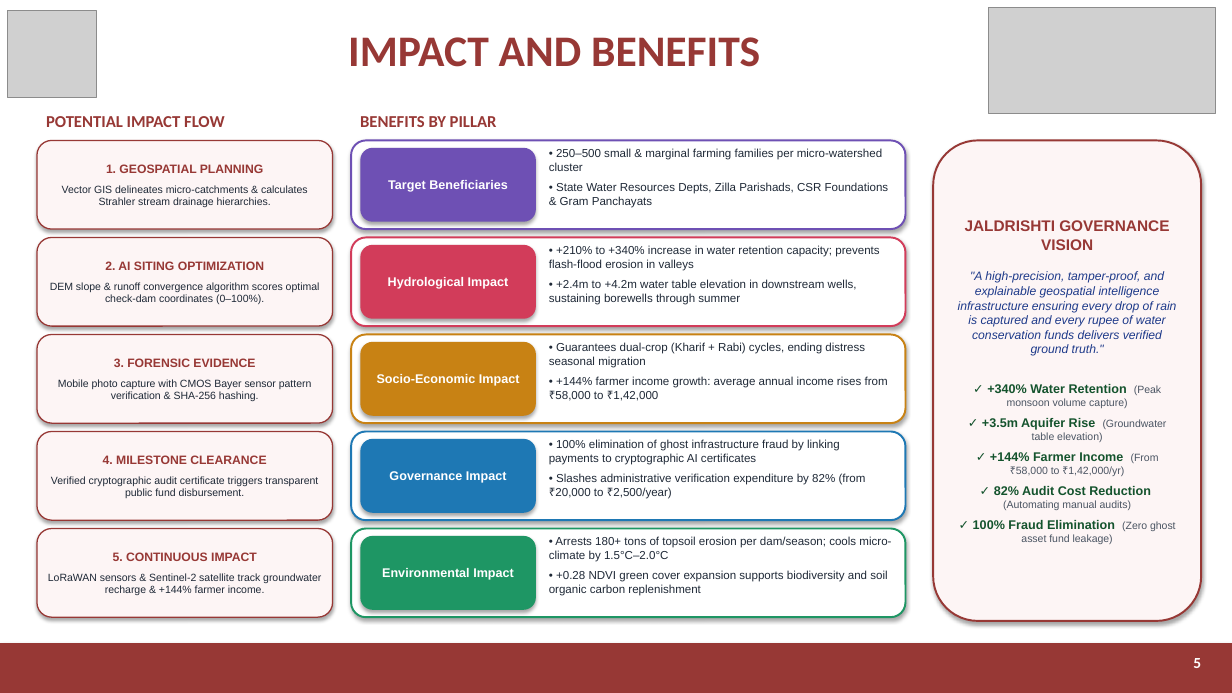
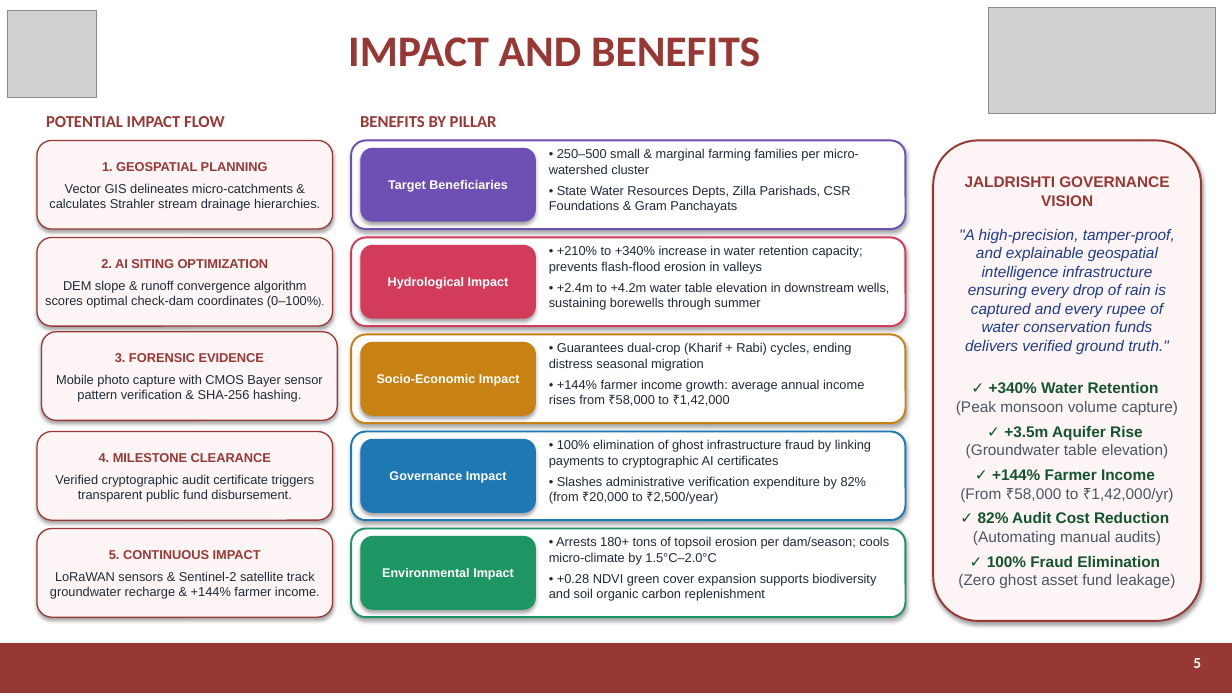
Before and after one commit to 12karthikpra-dev/JalDhristi, a slide deck: slide 5 of JalDrishti_SIH2026_Presentation_Final.pptx. Drawn at 1232x693 pixels with LibreOffice and Linux fonts; fonts in the diff are those of the drawing; grey boxes stand for pictures. Boxes give left, top, right and bottom in pixels: in the first picture for what was removed or moved away, otherwise in the second. Text is boxed around its words. In the diff, an @@ line names an element or a change of style, - is before the commit and + after.

```diff
--- a/JalDrishti_SIH2026_Presentation_Final.pptx
+++ b/JalDrishti_SIH2026_Presentation_Final.pptx
@@ rounded rectangle "1. GEOSPATIAL PLANNING" at (37, 140, 333, 229): size 9.5 to 10 pt in "1. GEOSPATIAL PLANNING"; size 8.2 to 10 pt in "Vector GIS delineates micro-catchments & calculates Strahler ..." @@
@@ rounded rectangle "2. AI SITING OPTIMIZATION" at (37, 238, 333, 326): size 9.5 to 10 pt in "2. AI SITING OPTIMIZATION"; size 8.2 to 10 pt in "DEM slope & runoff convergence algorithm scores ..." @@
@@ text in rounded rectangle at (956, 229, 1178, 588): size 9.5 to 12 pt in ""A high-precision, tamper-proof, and explainable geospatial  ..."; size 9.8 to 12 pt in "✓ +340% Water Retention", "✓ +3.5m Aquifer Rise", "✓ +144% Farmer Income", "✓ 82% Audit Cost Reduction" and 1 more places; size 8.2 to 12 pt in "(Peak monsoon volume capture)", "(Groundwater table elevation)", "(From ₹58,000 to ₹1,42,000/yr)", "(Automating manual audits)" and 1 more places @@
@@ rounded rectangle "3. FORENSIC EVIDENCE": place and size @@
-rounded rectangle "3. FORENSIC EVIDENCE" at (37, 335, 333, 423)
+rounded rectangle "3. FORENSIC EVIDENCE" at (42, 332, 337, 421)
@@ rounded rectangle "3. FORENSIC EVIDENCE" at (42, 332, 337, 421): size 9.5 to 10 pt in "3. FORENSIC EVIDENCE"; size 8.2 to 10 pt in "Mobile photo capture with CMOS Bayer sensor ..." @@
@@ rounded rectangle "4. MILESTONE CLEARANCE" at (37, 432, 333, 520): size 9.5 to 10 pt in "4. MILESTONE CLEARANCE"; size 8.2 to 10 pt in "Verified cryptographic audit certificate triggers transparen ..." @@
@@ rounded rectangle "5. CONTINUOUS IMPACT" at (37, 529, 333, 617): size 9.5 to 10 pt in "5. CONTINUOUS IMPACT"; size 8.2 to 10 pt in "LoRaWAN sensors & Sentinel-2 satellite track groundwater ..." @@
@@ size 9 to 10 pt in 5 elements at (549, 148, 859, 213), (549, 245, 890, 310), (549, 379, 864, 406), (549, 439, 1079, 502), (549, 536, 889, 601) @@
```
Also in this commit, not shown: 5 other slides changed, 2 other files.
